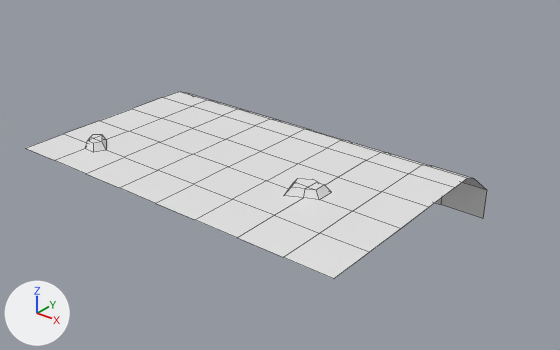
The FBX model Package Resources/Meshes/Corner Meshes/BlockGrassCornerMesh/Grass_Water/GW_1122_0000.fbx: old version first, new version second.
Both versions are drawn from a camera (50 mm lens) standing at (1.21, -1.555, 0.857) and looking at (-0.01, -0.029, -0.089). The lights are fixed; the arrows at lower left show +X, +Y and +Z. Mesh edges are drawn as thin lines. Where no turn or scale is listed for an object, it has been applied to the vertices.

The scene before the commit, as lines of its bpy script (objects in view):
```python
me_plane_028 = bpy.data.meshes.new('Plane.028')
me_plane_028.from_pydata(...)  # 109 vertices, 86 faces; spans x -0.5..0.5, y -0.5..0.201, z -0.151..0.04
me_plane_028.materials.append(mat_material_001)  # its picture is missing
ob_plane_034 = bpy.data.objects.new('Plane.034', me_plane_028)
ob_plane_034.location = (0.0, 0.0, 0.0)
```
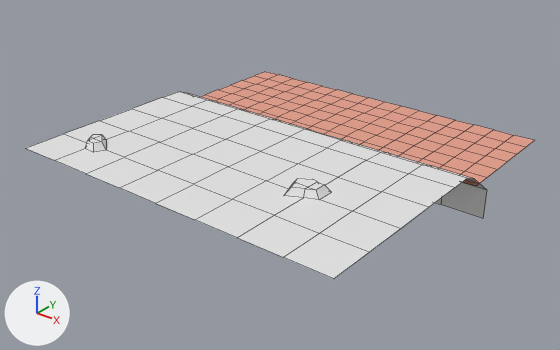
Pixel boxes (x1, y1, x2, y2) of what changed, in the pictures (560 x 350 px):
```json
{"object": "Plane.034", "change": "reshaped", "before": [26, 92, 487, 279], "after": [26, 72, 534, 279], "on screen": "10% wider, 11% taller"}
{"part": 1, "of": "me_plane_028", "change": "added", "after": [201, 72, 534, 186], "on screen": "beige"}
```

Scene script edits in JSON lines:
```json
{"op": "add", "block": "mat_material", "code": ["mat_material = principled_material('Material')", "mat_material.base_color = (0.8, 0.346, 0.255)  # beige #e79f8a"]}
{"block": "me_plane_028", "where": "# used by ob_plane_034; location = (0.0, 0.0, 0.0)"}
{"op": "remove", "block": "me_plane_028", "code": "me_plane_028.from_pydata(...)  # 109 vertices, 86 faces; spans x -0.5..0.5, y -0.5..0.201, z -0.151..0.04"}
{"op": "add", "block": "me_plane_028", "code": "me_plane_028.from_pydata(...)  # 228 vertices, 182 faces; spans x -0.5..0.5, y -0.5..0.5, z -0.151..0.04"}
{"block": "me_plane_028", "change": "me_plane_028 part 1: a new loose piece of 119 vertices spanning x -0.5..0.5, y 0.125..0.5, z -0.025, in mat_material (beige #e79f8a)"}
{"op": "add", "block": "me_plane_028", "code": "me_plane_028.materials.append(mat_material)  # beige #e79f8a"}
```
